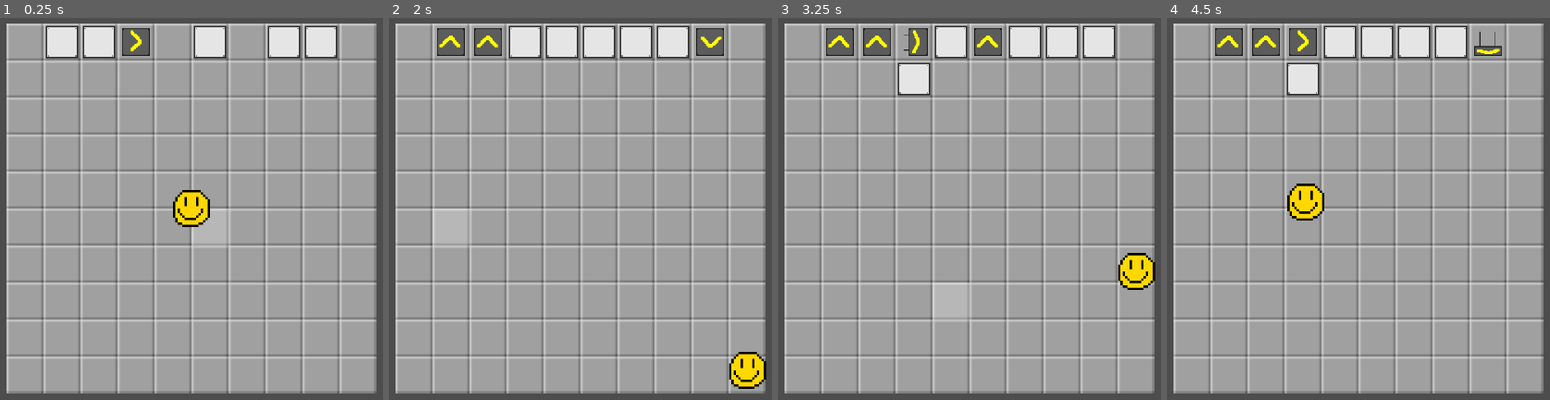
Above: before the commit, frames 1-4 (left to right).
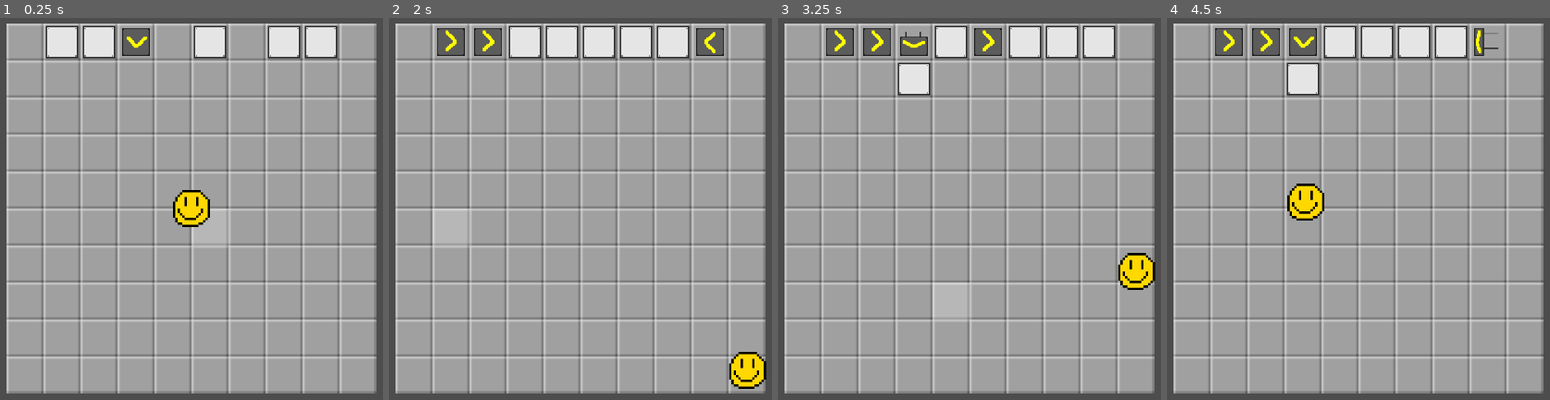
Above: after the commit, the same moments.

Repository: Stev51/gmtk-jam-2025
Game: Godot game, scene res://scenes/main.tscn
Same seed, same stepped clock (60 frames per second), same inputs: the game is played once before the commit and once after it. The engine's default icon, where the game draws it, is replaced by a stand-in: a white triangle on a blue panel in a dark square.
Inputs (mouse positions are in pixels of both pictures, inside the frame that each line leads up to):
- Up to frame 1 (0.25 s): no input
- Up to frame 2 (2 s): tap Enter at 0.5 s; move the mouse to (745, 186) at 0.52 s; hold Right (ui_right) 0.53-1.28 s; tap E at 0.6, 1.35 s; click (745, 186) at 0.67 s; move the mouse to (431, 228) at 1.27 s; hold Down (ui_down) from 1.28 s (still down)
- Up to frame 3 (3.25 s): move the mouse to (1042, 117) at 2.02 s; release Down (ui_down) at 2.03 s; hold Right (ui_right) 2.03-2.78 s; tap E at 2.1, 2.85 s; tap Space at 2.75 s; move the mouse to (931, 293) at 2.77 s; hold Up (ui_up) from 2.78 s (still down); click (931, 293) at 2.92 s
- Up to frame 4 (4.5 s): move the mouse to (outside the picture) at 3.52 s; release Up (ui_up) at 3.53 s; hold Left (ui_left) from 3.53 s (still down); tap E at 3.6, 4.35 s; move the mouse to (outside the picture) at 4.27 s

The runs differ from the first frame. In frame 1, 0.1% of the frame differs, in the area x 33-39%, y 3-9%; in frame 2, 0.3%; in frame 3, 0.6%, in the area x 13-58%, y 2-10%; in frame 4, 0.6%.

Commit message:
Project cleanup + add painter

Diff:
--- a/scenes/mechanism.tscn
+++ b/scenes/mechanism.tscn
@@ -1,6 +1,6 @@
 [gd_scene load_steps=4 format=3 uid="uid://cf4u1nsr04c5q"]
 
-[ext_resource type="Script" uid="uid://im47c6ar1u68" path="res://scripts/mechanism.gd" id="1_28r5f"]
+[ext_resource type="Script" uid="uid://im47c6ar1u68" path="res://scripts/mechanism/mechanism.gd" id="1_28r5f"]
 
 [sub_resource type="PlaceholderTexture2D" id="PlaceholderTexture2D_28r5f"]
 size = Vector2(64, 64)
--- /dev/null
+++ b/scenes/painter.tscn
@@ -0,0 +1,7 @@
+[gd_scene load_steps=2 format=3 uid="uid://q0c3q72efs5c"]
+
+[sub_resource type="PlaceholderTexture2D" id="PlaceholderTexture2D_i3v0h"]
+size = Vector2(64, 64)
+
+[node name="Painter" type="Sprite2D"]
+texture = SubResource("PlaceholderTexture2D_i3v0h")
--- a/scripts/direction.gd
+++ /dev/null
@@ -1,15 +0,0 @@
-class_name Util extends Object
-enum Direction {UP, RIGHT, DOWN, LEFT, NONE}
-
-static func offset(vect: Vector2i, dir: Direction) -> Vector2i:
-	match dir:
-		Direction.UP:
-			return vect + Vector2i(0, -1)
-		Direction.RIGHT:
-			return vect + Vector2i(1, 0)
-		Direction.DOWN:
-			return vect + Vector2i(0, 1)
-		Direction.LEFT:
-			return vect + Vector2i(-1, 0)
-		_:
-			return vect
--- a/scripts/box.gd
+++ b/scripts/mechanism/box.gd
@@ -1,6 +1,10 @@
 class_name Box extends Mechanism
 
+enum BoxColor {WHITE, RED, BLUE, GREEN}
+
 const NODE = preload("res://scenes/box.tscn")
+
+var color = BoxColor.WHITE
 
 func _init(field: Field, x: int, y: int):
 	super(field, x, y, NODE.instantiate())
--- a/scripts/pusher.gd
+++ b/scripts/mechanism/pusher.gd
@@ -7,7 +7,7 @@
 func _init(field: Field, x: int, y:int, direction: Util.Direction):
 	super(field, x, y, NODE.instantiate())
 	dir = direction
-	self.node.rotate(PI * (dir + 3) / 2)
+	self.node.rotate(PI * dir / 2)
 
 func update(currentCycle: int):
 	self.node.play()
Not shown: 1 places in scenes/main.tscn that only renumber resources
Not shown, removed: scripts/direction.gd.uid
Renamed: scripts/box.gd.uid -> scripts/mechanism/box.gd.uid
Renamed: scripts/mechanism.gd -> scripts/mechanism/mechanism.gd
Renamed: scripts/mechanism.gd.uid -> scripts/mechanism/mechanism.gd.uid
Renamed: scripts/pusher.gd.uid -> scripts/mechanism/pusher.gd.uid
